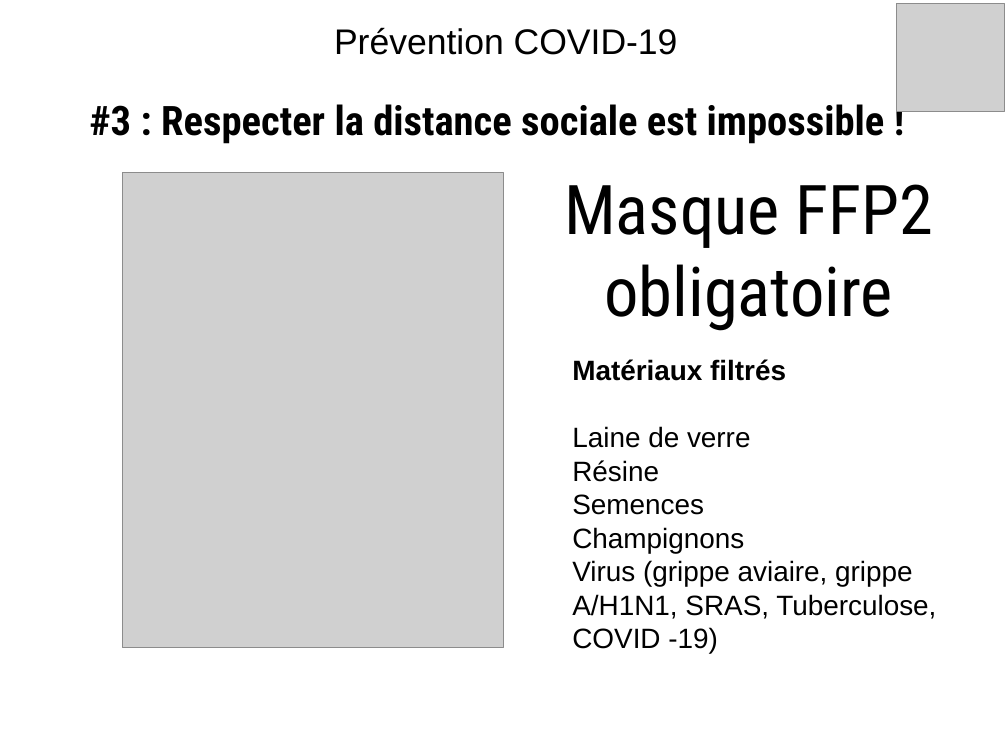
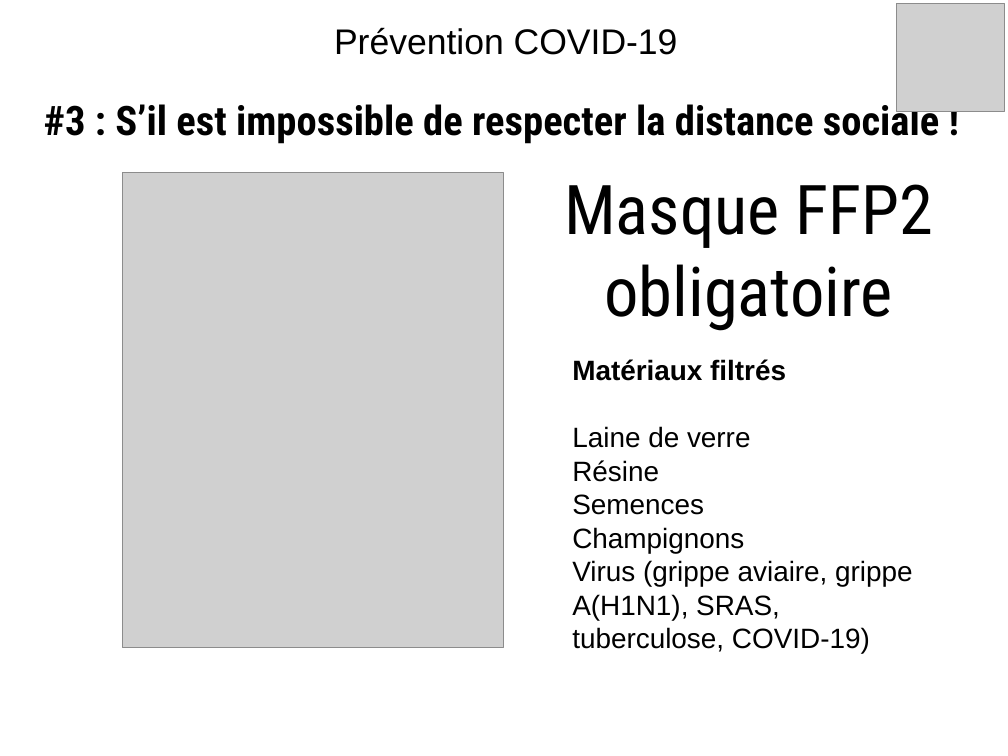
Before and after one commit to Evarisk/bibliotheque-media-risque, a slide deck: slide 4 of causerie/agents-biologiques/prevention-detection-covid-19/prevention-detection-covid-19.odp. Drawn at 1008x756 pixels with LibreOffice and Linux fonts; fonts in the diff are those of the drawing; grey boxes stand for pictures; background and template pictures are left out. Boxes give left, top, right and bottom in pixels: in the first picture for what was removed or moved away, otherwise in the second. Text is boxed around its words. In the diff, an @@ line names an element or a change of style, - is before the commit and + after.

```diff
--- a/causerie/agents-biologiques/prevention-detection-covid-19/prevention-detection-covid-19.odp
+++ b/causerie/agents-biologiques/prevention-detection-covid-19/prevention-detection-covid-19.odp
@@ title at <box>44,97,939,144</box>: text changed @@
-#3 : Respecter la distance sociale est impossible !
+#3 : S’il est impossible de respecter la distance sociale !
@@ text at <box>572,359,913,654</box>: text changed @@
-Matériaux filtrés
-Laine de verre
-Résine
-Semences
-Champignons
-Virus (grippe aviaire, grippe A/H1N1, SRAS, Tuberculose, COVID -19)
+Matériaux filtrés
+Laine de verre
+Résine
+Semences
+Champignons
+Virus (grippe aviaire, grippe A(H1N1), SRAS, tuberculose, COVID-19)
```
Also in this commit, not shown: 2 other slides changed, 6 other files.
